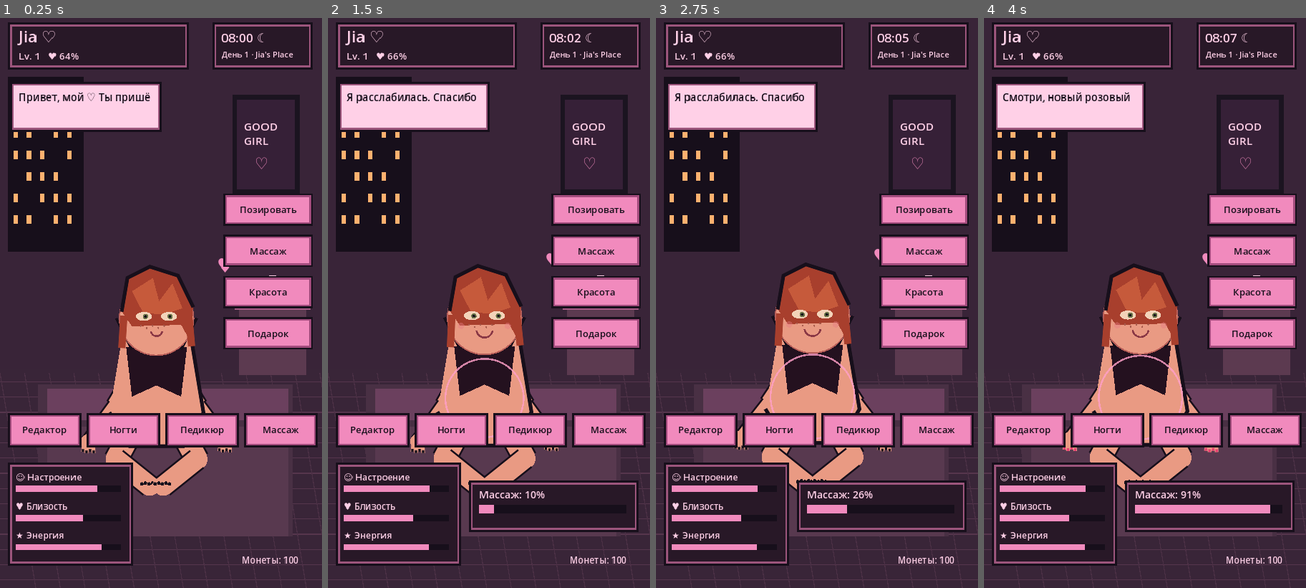
Above: before the commit, frames 1-4 (left to right).
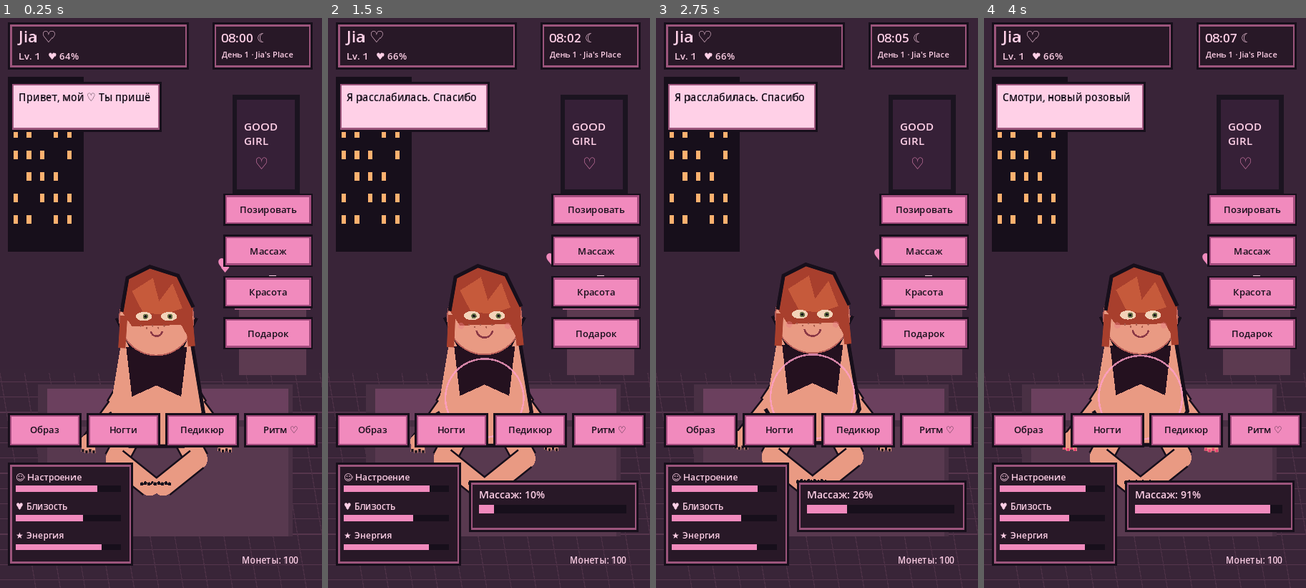
Above: after the commit, the same moments.

Repository: babymurderr0711/jia-android
Game: Godot game, scene res://Main.tscn
Same seed, same stepped clock (60 frames per second), same inputs: the game is played once before the commit and once after it.
Inputs (mouse positions are in pixels of both pictures, inside the frame that each line leads up to):
- Up to frame 1 (0.25 s): no input
- Up to frame 2 (1.5 s): move the mouse to (559, 274) at 0.52 s; click (559, 274) at 0.67 s; drag from (424, 331) to (472, 417) at 1.27 s
- Up to frame 3 (2.75 s): move the mouse to (849, 177) at 2.02 s; click (849, 177) at 2.17 s
- Up to frame 4 (4 s): drag from (1128, 417) to (1048, 217) at 2.77 s; move the mouse to (1241, 388) at 3.52 s; click (1241, 388) at 3.67 s

The runs differ from the first frame. In frame 1, 0.2% of the frame differs, in the area x 7-93%, y 71-74%; in frame 2, 0.2%; in frame 3, 0.2%; in frame 4, 0.2%.

Commit message:
Add outfit switching and timed rhythm mini-game

Diff:
--- a/godot/main.gd
+++ b/godot/main.gd
@@ -49,6 +49,12 @@
 var game_minutes := 1367
 var game_clock_fraction := 0.0
 var elapsed_game_seconds := 0.0
+var outfit_index := 0
+var rhythm_active := false
+var rhythm_score := 0
+var rhythm_window := 0.0
+var rhythm_target := Vector2(360, 520)
+var rhythm_cooldown := 0.0
 
 func _ready() -> void:
 	_load_game()
@@ -120,6 +126,17 @@
 			action_text = "Мне нравится, когда ты рядом ♡"
 	if massage_progress > 0:
 		massage_progress = maxf(0.0, massage_progress - delta * 0.035)
+	if rhythm_active:
+		rhythm_window -= delta
+		rhythm_cooldown -= delta
+		if rhythm_window <= 0.0:
+			rhythm_active = false
+			action_text = "Раунд окончен! Попаданий: %d из 5 ♡" % rhythm_score
+			if rhythm_score >= 3:
+				JiaWorld.mood = minf(100.0, JiaWorld.mood + 6.0)
+				JiaWorld.affection = minf(100.0, JiaWorld.affection + 2.0)
+				JiaWorld.coins += 10
+			_sync_world_state()
 	interaction_pulse = maxf(0.0, interaction_pulse - delta)
 	joint_sway = sin(time_passed * 1.35) * 0.035
 	hand_reach = lerpf(hand_reach, 1.0 if dragging else 0.0, minf(1.0, delta * 5.0))
@@ -210,7 +227,9 @@
 	draw_colored_polygon(body, SKIN)
 	draw_polyline(body, INK, 7, true)
 	# dark lace top
-	draw_colored_polygon(PackedVector2Array([p + Vector2(-68, 65), p + Vector2(68, 65), p + Vector2(55, 175), p + Vector2(0, 150), p + Vector2(-55, 175)]), Color("#24111f"))
+	var outfit_colors := [Color("#24111f"), Color("#5b1c38"), Color("#27344b"), Color("#6b4a35")]
+	var outfit_color: Color = outfit_colors[outfit_index % outfit_colors.size()]
+	draw_colored_polygon(PackedVector2Array([p + Vector2(-68, 65), p + Vector2(68, 65), p + Vector2(55, 175), p + Vector2(0, 150), p + Vector2(-55, 175)]), outfit_color)
 	draw_line(p + Vector2(-55, 70), p + Vector2(-90, 0), INK, 6)
 	draw_line(p + Vector2(55, 70), p + Vector2(90, 0), INK, 6)
 	# neck and face
@@ -312,7 +331,7 @@
 	_draw_stat("♥ Близость", closeness, 1105)
 	_draw_stat("★ Энергия", energy, 1170)
 	# bottom nav
-	var nav := ["Редактор", "Ногти", "Педикюр", "Массаж"]
+	var nav := ["Образ", "Ногти", "Педикюр", "Ритм ♡"]
 	for i in range(4):
 		_button(Rect2(18 + i * 176, 890, 164, 76), nav[i])
 	if pose_editor:
@@ -322,6 +341,13 @@
 		_button(Rect2(550, 220, 125, 52), "Руки +")
 		_button(Rect2(405, 285, 125, 52), "Ноги −")
 		_button(Rect2(550, 285, 125, 52), "Ноги +")
+	if rhythm_active:
+		_panel(Rect2(385, 170, 310, 190))
+		draw_string(ThemeDB.fallback_font, Vector2(410, 205), "Поймай ритм: %d/5" % rhythm_score, HORIZONTAL_ALIGNMENT_LEFT, -1, 23, PALE)
+		draw_string(ThemeDB.fallback_font, Vector2(410, 240), "Осталось: %d сек" % ceili(rhythm_window), HORIZONTAL_ALIGNMENT_LEFT, -1, 19, PALE)
+		draw_circle(rhythm_target, 38, Color("#f18abd"))
+		draw_circle(rhythm_target, 25, Color("#ffd0e7"))
+		draw_string(ThemeDB.fallback_font, rhythm_target + Vector2(-10, 9), "♡", HORIZONTAL_ALIGNMENT_LEFT, -1, 25, INK)
 	if interaction_target != "none":
 		_panel(Rect2(315, 1040, 380, 115))
 		draw_string(ThemeDB.fallback_font, Vector2(338, 1080), "Массаж: " + str(int(massage_progress * 100.0)) + "%", HORIZONTAL_ALIGNMENT_LEFT, -1, 23, PALE)
@@ -387,10 +413,10 @@
 	if pos.y > 890 and pos.y < 980:
 		var idx := clampi(int(pos.x / 176.0), 0, 3)
 		match idx:
-			0: pose_editor = not pose_editor
+			0: _change_outfit()
 			1: _change_manicure()
 			2: _change_pedicure()
-			3: _start_massage()
+			3: _start_rhythm_game()
 	elif pos.x > 495 and pos.y >= 400 and pos.y < 768:
 		var idx := int((pos.y - 400) / 92)
 		match idx:
@@ -404,6 +430,14 @@
 		else:
 			leg_pose = clampf(leg_pose + (-0.15 if pos.x < 540 else 0.15), -1.0, 1.0)
 		action_text = "Подбираем положение суставов ♡"
+	elif rhythm_active:
+		if pos.distance_to(rhythm_target) <= 48.0 and rhythm_cooldown <= 0.0:
+			rhythm_score += 1
+			rhythm_cooldown = 0.18
+			rhythm_target = Vector2(410.0 + randf_range(-80.0, 80.0), 500.0 + randf_range(-70.0, 70.0))
+			action_text = "Точно в такт! Ещё раз ♡"
+		else:
+			action_text = "Чуть мимо — следи за сердечком"
 	elif pos.x > 190 and pos.x < 490 and pos.y > 360 and pos.y < 850:
 		_interact_with_jia()
 	elif pos.x > 250 and pos.y < 300:
@@ -497,3 +531,18 @@
 	expression_timer = 4.0
 	action_timer = 8.0
 	queue_redraw()
+
+func _change_outfit() -> void:
+	outfit_index = (outfit_index + 1) % 4
+	var outfit_ids := ["home_black", "burgundy_lace", "midnight_blue", "warm_satin"]
+	JiaWorld.set_outfit(outfit_ids[outfit_index])
+	action_text = ["Чёрный домашний образ ♡", "Бордовый комплект — нравится?", "Тёмно-синий вечерний образ", "Мягкий тёплый оттенок"][outfit_index]
+	_react(1.5)
+
+func _start_rhythm_game() -> void:
+	rhythm_active = true
+	rhythm_score = 0
+	rhythm_window = 12.0
+	rhythm_cooldown = 0.0
+	rhythm_target = Vector2(410.0, 500.0)
+	action_text = "Нажимай на сердечко, когда оно появляется! 12 секунд ♡"
